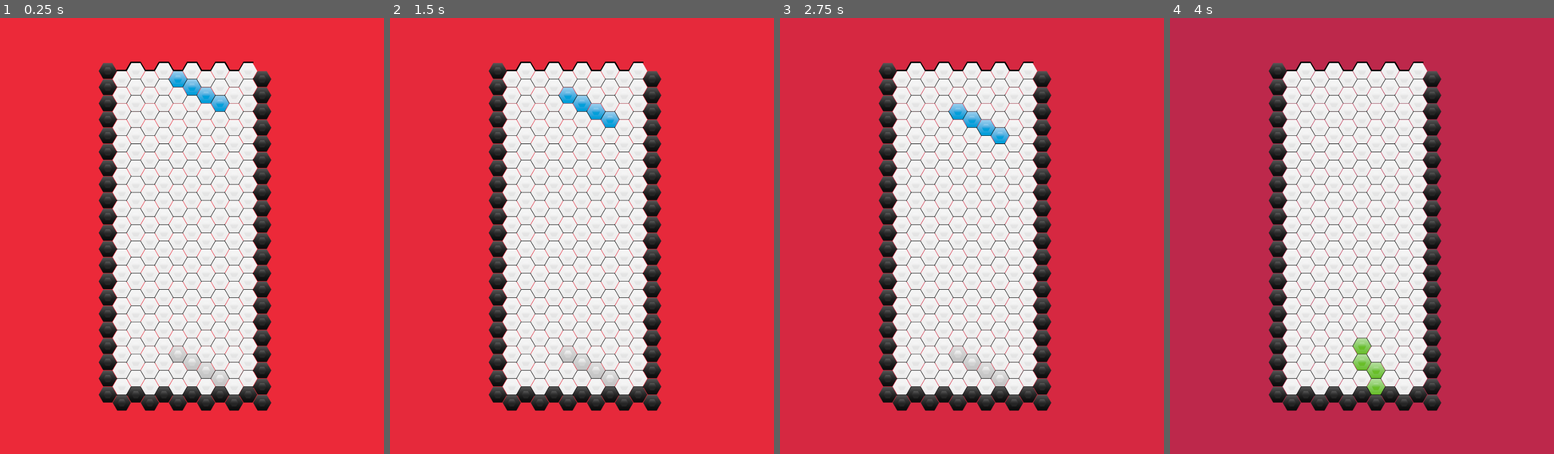
Above: before the commit, frames 1-4 (left to right).
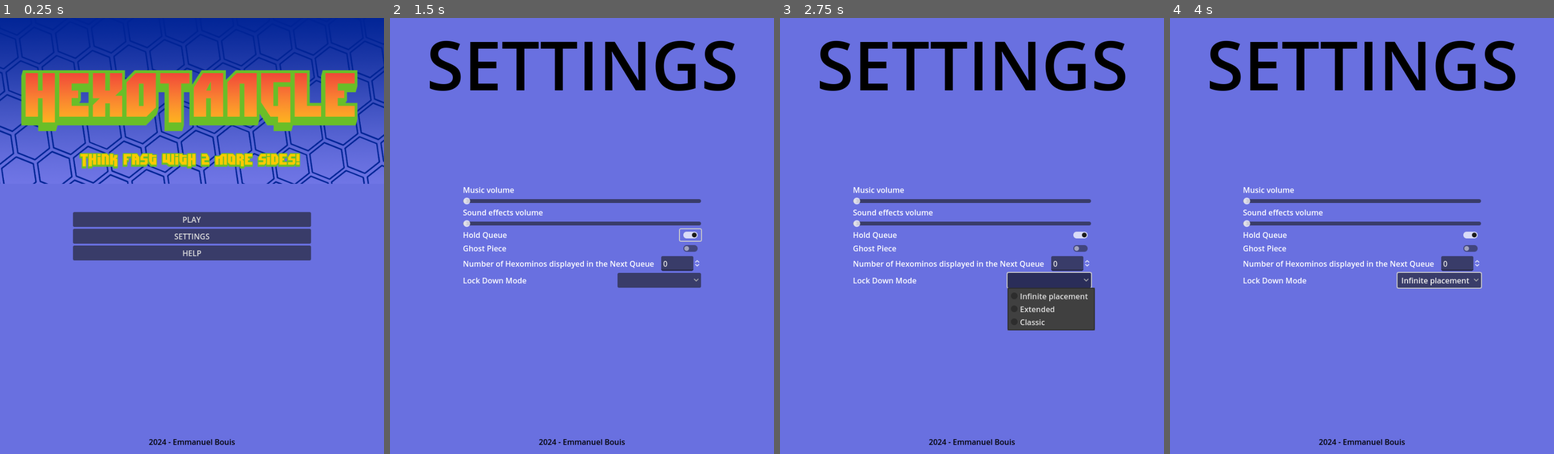
Above: after the commit, the same moments.

Repository: MrSoubi/HexoTangle
Game: Godot game, scene res://game.tscn
Two runs of this game, one before a commit and one after it. Both use one fixed random seed, a clock stepped at 60 frames per second and the inputs below.
Inputs (mouse positions are in pixels of both pictures, inside the frame that each line leads up to):
- Up to frame 1 (0.25 s): no input
- Up to frame 2 (1.5 s): click (582, 236) at 0.5 s, where only the run after the commit has a clickable "SETTINGS"; click (689, 236) at 1.27 s
- Up to frame 3 (2.75 s): click (1048, 279) at 2.02 s
- Up to frame 4 (4 s): tap Enter at 2.75 s; move the mouse to (1446, 214) at 2.77 s; hold Right 2.78-3.53 s; tap Z at 2.85 s; tap Space at 3.02, 3.5, 3.77 s; move the mouse to (1285, 257) at 3.52 s; hold Down from 3.53 s (still down); tap C at 3.6 s

The runs differ from the first frame. In frame 1, 100% of the frame differs, in the area x 0-100%, y 0-100%; in frame 2, 100%; in frame 3, 100%; in frame 4, 100%.

Commit message:
KAN-28 - Added button logic

Diff:
--- a/Scripts/UI.gd
+++ b/Scripts/UI.gd
@@ -7,26 +7,16 @@
 @onready var help_ui = $HelpUI
 @onready var pause_menu = $PauseMenu
 
-# Called when the node enters the scene tree for the first time.
-func _ready():
-	pass # Replace with function body.
-
-
-# Called every frame. 'delta' is the elapsed time since the previous frame.
-func _process(delta):
-	pass
-
-
 func _on_button_play_pressed():
 	_display_game_ui();
 
 
 func _on_button_settings_pressed():
-	pass # Replace with function body.
+	_display_settings_menu();
 
 
 func _on_button_help_pressed():
-	pass # Replace with function body.
+	_display_help_ui();
 
 func _display_game_ui():
 	main_menu.visible = false;
--- a/game.tscn
+++ b/game.tscn
@@ -125,7 +125,6 @@
 metadata/_edit_use_anchors_ = true
 
 [node name="MainMenu" type="Control" parent="UI"]
-visible = false
 custom_minimum_size = Vector2(800, 910)
 layout_mode = 3
 anchors_preset = 5
